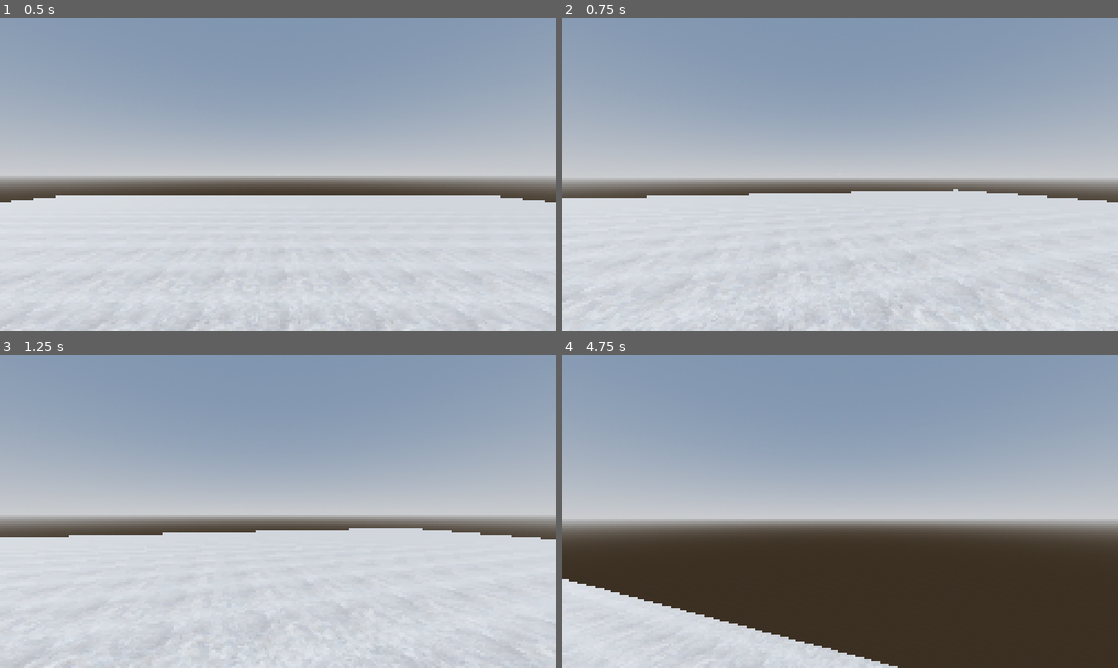
Above: before the commit, frames 1-4 (two rows, left to right).
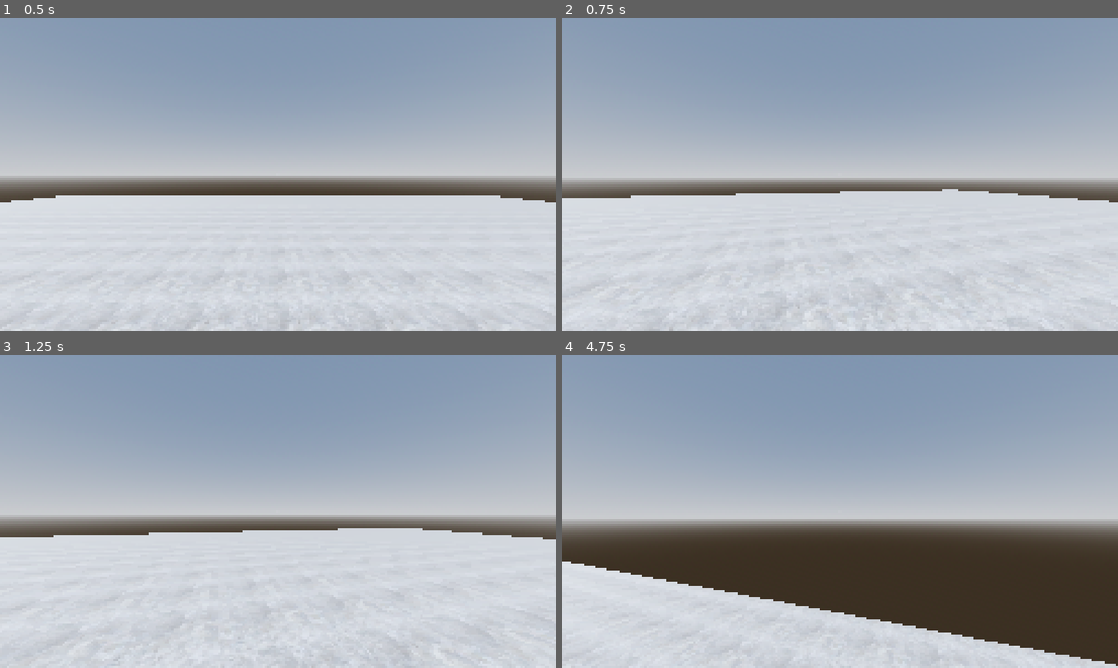
Above: after the commit, the same moments.

Repository: xandwr/cleangd-template
Game: Godot game, scene res://world.tscn
Same seed, same stepped clock (60 frames per second), same inputs: the game is played once before the commit and once after it.
Inputs (mouse positions are in pixels of both pictures, inside the frame that each line leads up to):
- Up to frame 1 (0.5 s): no input
- Up to frame 2 (0.75 s): tap Enter at 0.5 s; move the mouse to (867, 174) at 0.52 s; hold W (move_forward) from 0.53 s (still down); hold Ctrl (move_crouch) from 0.53 s (still down)
- Up to frame 3 (1.25 s): keep holding W (move_forward); keep holding Ctrl (move_crouch); tap Space (move_jump) at 0.77 s
- Up to frame 4 (4.75 s): keep holding W (move_forward); move the mouse to (812, 511) at 1.27 s; release Ctrl (move_crouch) at 1.28 s; tap Shift (move_sprint) at 1.35, 2.85, 4.35 s; tap Space (move_jump) at 1.52, 3.02, 3.77, 4.52 s; move the mouse to (851, 505) at 2.02 s; hold Ctrl (move_crouch) 2.03-2.78 s; move the mouse to (834, 517) at 2.77 s; move the mouse to (878, 514) at 3.52 s; hold Ctrl (move_crouch) 3.53-4.28 s; move the mouse to (795, 508) at 4.27 s

Frame 1 is identical in both runs. In frame 2, 0.4% of the frame differs, in the area x 4-99%, y 54-100%; in frame 3, 0.5%; in frame 4, 8.8%, in the area x 0-100%, y 66-100%.

Commit message:
Movement code

Diff:
--- a/game/actors/player/movement_tuning.gd
+++ b/game/actors/player/movement_tuning.gd
@@ -10,4 +10,6 @@
 var crouch_height: float = 1.0
 var crouch_down_speed_multiplier: float = 2.0 ## how much faster crouch is than stand
 
-var speed_lerp_rate: float = 8.0 ## how fast current_speed eases toward its target
+var acceleration: float = 40.0 ## how hard velocity drives toward the wish vector
+var friction: float = 30.0 ## how hard velocity decays toward zero with no input
+var height_lerp_rate: float = 8.0 ## how fast capsule height eases toward its target
--- a/game/actors/player/player_body.gd
+++ b/game/actors/player/player_body.gd
@@ -4,7 +4,6 @@
 var collider: CollisionShape3D
 var camera: PlayerCamera
 
-var current_speed: float
 var current_height: float
 var is_crouching: bool
 
@@ -14,7 +13,6 @@
 
 
 func _ready() -> void:
-	current_speed = world.tuning.walk_speed
 	current_height = world.tuning.standing_height
 
 
@@ -32,29 +30,32 @@
 ## server calls. Headless tests drive this directly and assert on velocity.
 func resolve_velocity(frame: PlayerInputFrame, delta: float) -> void:
 	var t := world.tuning
-	var rate := t.speed_lerp_rate * delta
 	var grounded := is_on_floor()
 
 	var move_world_dir := Vector3(frame.move_dir.x, 0.0, frame.move_dir.y) * basis.inverse()
 
 	var target_speed := t.run_speed if frame.sprint else t.walk_speed
-	current_speed = lerp(current_speed, target_speed, rate)
-
 	is_crouching = frame.crouch
 	if is_crouching and grounded:
-		current_speed = lerp(current_speed, t.crouch_speed, rate)
+		target_speed = t.crouch_speed
 
+	var height_rate := t.height_lerp_rate * delta
 	if is_crouching:
-		current_height = lerp(current_height, t.crouch_height, rate * t.crouch_down_speed_multiplier)
+		current_height = lerp(current_height, t.crouch_height, height_rate * t.crouch_down_speed_multiplier)
 	else:
-		current_height = lerp(current_height, t.standing_height, rate)
+		current_height = lerp(current_height, t.standing_height, height_rate)
 	collider.shape.height = current_height
+
+	var wish_velocity := Vector2(move_world_dir.x, move_world_dir.z) * target_speed
+	var horizontal := Vector2(velocity.x, velocity.z)
+	var has_input := move_world_dir.length_squared() > 0.0
+	var pull := t.acceleration if has_input else t.friction
+	horizontal = horizontal.move_toward(wish_velocity, pull * delta)
+	velocity.x = horizontal.x
+	velocity.z = horizontal.y
 
 	if frame.jump and grounded:
 		velocity.y = t.jump_force
 
 	if not grounded:
 		velocity.y -= t.gravity * delta
-
-	velocity.x = move_world_dir.x * current_speed
-	velocity.z = move_world_dir.z * current_speed
